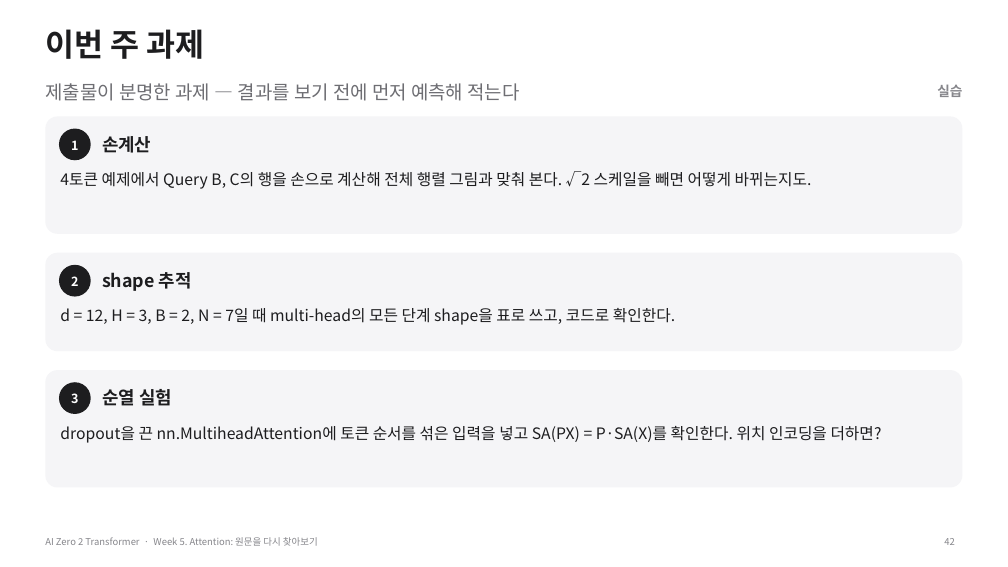
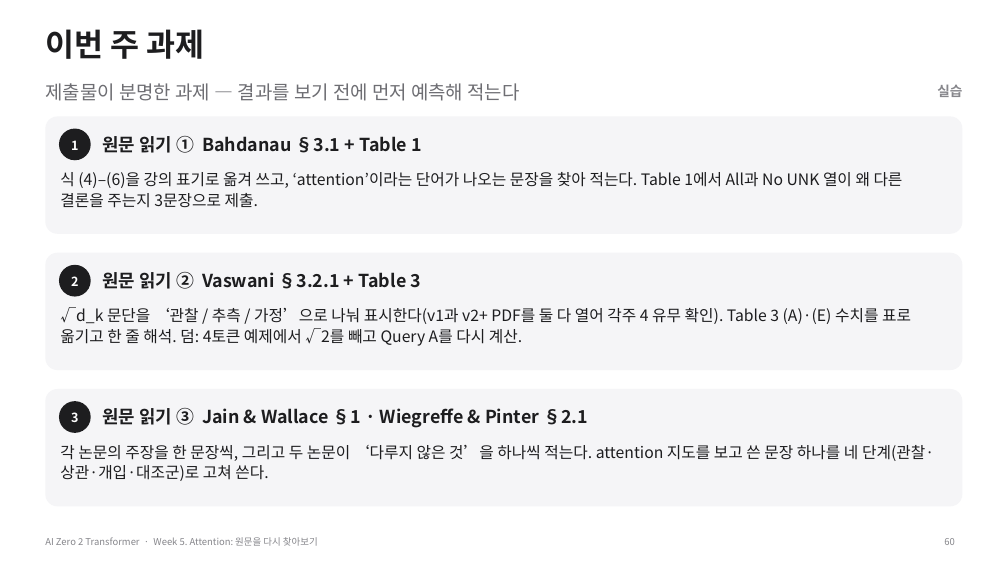
Before and after one commit to myunhh/AI-Zero-2-Transformers, a slide deck: slide 60 of lectures/week05_attention.pptx (slide 42 before the commit). Drawn at 1008x567 pixels with LibreOffice and Linux fonts; fonts in the diff are those of the drawing. Boxes give left, top, right and bottom in pixels: in the first picture for what was removed or moved away, otherwise in the second. Text is boxed around its words. In the diff, an @@ line names an element or a change of style, - is before the commit and + after.

```diff
--- a/lectures/week05_attention.pptx
+++ b/lectures/week05_attention.pptx
@@ text at (102,136,422,153): text changed @@
-손계산
+원문 읽기 ① Bahdanau §3.1 + Table 1
@@ text at (60,172,903,208): text changed @@
-4토큰 예제에서 Query B, C의 행을 손으로 계산해 전체 행렬 그림과 맞춰 본다. √2 스케일을 빼면 어떻게 바뀌는지도.
+식 (4)–(6)을 강의 표기로 옮겨 쓰고, ‘attention’이라는 단어가 나오는 문장을 찾아 적는다. Table 1에서 All과 No UNK 열이 왜 다른 결론을 주는지 3문장으로 제출.
@@ rounded rectangle: place and size @@
-rounded rectangle at (45,253,963,351)
+rounded rectangle at (45,253,963,370)
@@ rounded rectangle at (45,253,963,370): proportions changed @@
@@ text at (102,272,422,289): text changed @@
-shape 추적
+원문 읽기 ② Vaswani §3.2.1 + Table 3
@@ text at (60,307,911,346): text changed @@
-d = 12, H = 3, B = 2, N = 7일 때 multi-head의 모든 단계 shape을 표로 쓰고, 코드로 확인한다.
+√d_k 문단을 ‘관찰 / 추측 / 가정’으로 나눠 표시한다(v1과 v2+ PDF를 둘 다 열어 각주 4 유무 확인). Table 3 (A)·(E) 수치를 표로 옮기고 한 줄 해석. 덤: 4토큰 예제에서 √2를 빼고 Query A를 다시 계산.
@@ rounded rectangle: place and size @@
-rounded rectangle at (45,371,963,488)
+rounded rectangle at (45,389,963,507)
@@ ellipse "3": place and size @@
-ellipse "3" at (59,383,91,414)
+ellipse "3" at (59,402,91,433)
@@ text at (102,408,588,428): text changed @@
-순열 실험
+원문 읽기 ③ Jain & Wallace §1 · Wiegreffe & Pinter §2.1
@@ text at (60,445,934,481): text changed @@
-dropout을 끈 nn.MultiheadAttention에 토큰 순서를 섞은 입력을 넣고 SA(PX) = P·SA(X)를 확인한다. 위치 인코딩을 더하면?
+각 논문의 주장을 한 문장씩, 그리고 두 논문이 ‘다루지 않은 것’을 하나씩 적는다. attention 지도를 보고 쓴 문장 하나를 네 단계(관찰·상관·개입·대조군)로 고쳐 쓴다.
@@ page number at (944,538,954,545): text changed @@
-42
+60
```
Also in this commit, not shown: 31 other slides changed, 26 slides added, 8 slides removed, 1 other file.
